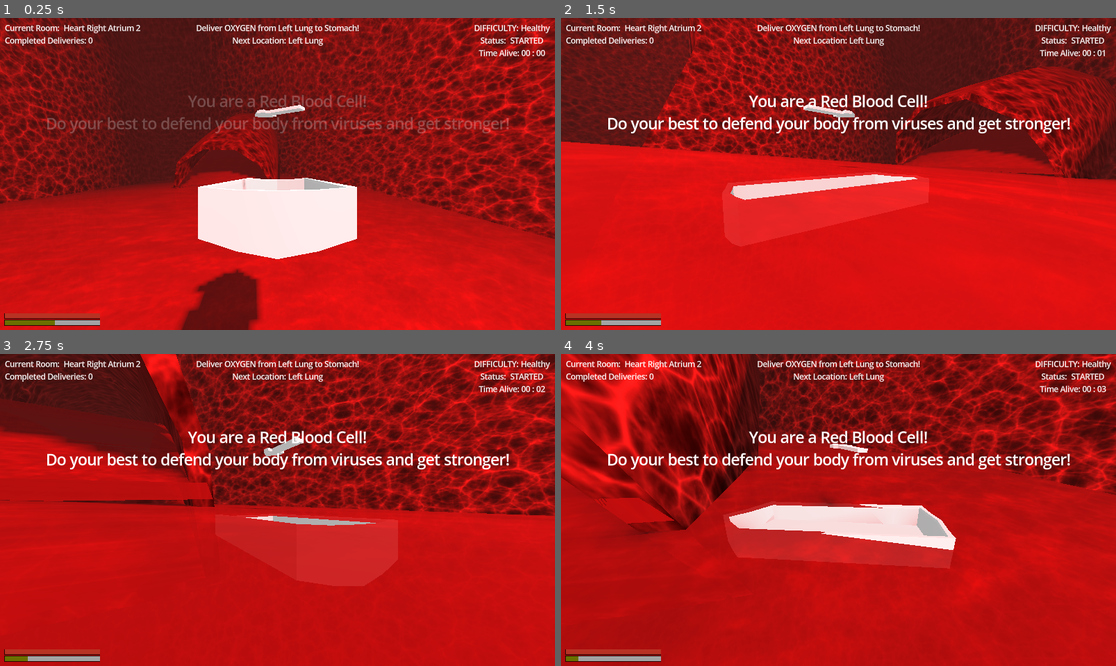
Above: before the commit, frames 1-4 (two rows, left to right).
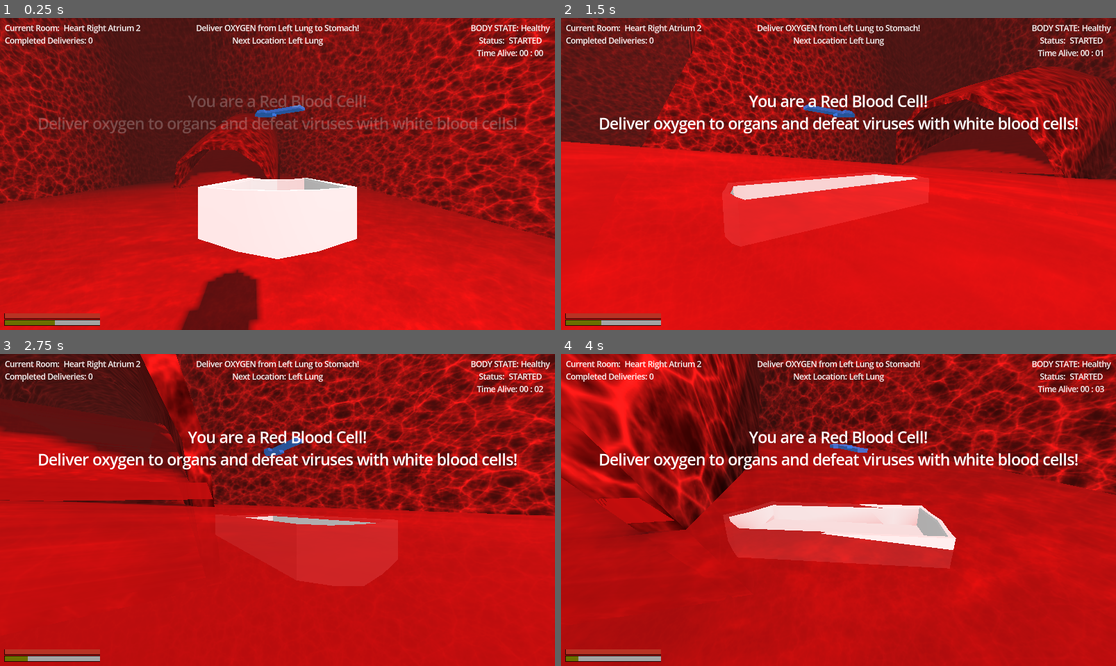
Above: after the commit, the same moments.

Repository: petegilb/bloodstream
Game: Godot game, scene res://levels/mainlevel.tscn
Two runs of this game, one before a commit and one after it. Both use one fixed random seed, a clock stepped at 60 frames per second and the inputs below. Sound files missing from this copy of the repository are replaced by a short silence.
Inputs (mouse positions are in pixels of both pictures, inside the frame that each line leads up to):
- Up to frame 1 (0.25 s): no input
- Up to frame 2 (1.5 s): move the mouse to (866, 174) at 0.52 s; hold Shift (boost) 0.53-1.28 s; hold W (move_forward) from 0.53 s (still down); move the mouse to (810, 174) at 1.27 s; tap Shift (boost) at 1.35 s
- Up to frame 3 (2.75 s): keep holding W (move_forward); move the mouse to (288, 503) at 2.02 s; hold Shift (boost) from 2.03 s (still down)
- Up to frame 4 (4 s): keep holding W (move_forward); move the mouse to (832, 516) at 2.77 s; release Shift (boost) at 2.78 s; tap Shift (boost) at 2.85 s; move the mouse to (877, 513) at 3.52 s; hold Shift (boost) from 3.53 s (still down)

The runs differ from the first frame. In frame 1, 2.1% of the frame differs, in the area x 7-99%, y 2-89%; in frame 2, 2.7%; in frame 3, 2.6%; in frame 4, 2.7%, in the area x 7-99%, y 2-49%.

Commit message:
add basic spawning of enemies behind player

Diff:
--- a/core/gui/gui.tscn
+++ b/core/gui/gui.tscn
@@ -186,7 +186,7 @@
 layout_mode = 2
 size_flags_horizontal = 0
 size_flags_vertical = 0
-text = "DIFFICULTY:"
+text = "BODY STATE:"
 
 [node name="DifficultyStage" type="Label" parent="MarginContainer3/VBoxContainer/HBoxContainer3"]
 layout_mode = 2
--- a/scripts/boat.gd
+++ b/scripts/boat.gd
@@ -23,6 +23,7 @@
 @onready var accelerate_sound: AudioStreamPlayer3D = $Accelerate
 @onready var fadeout_sound: AudioStreamPlayer3D = $FadeOut
 @onready var boost_sound: AudioStreamPlayer3D = $Boost
+@onready var camera: Camera3D = $CameraPivot/CameraTilt/SpringArm3D/Camera3D
 
 var submerged = false
 var in_water = false
@@ -172,3 +173,11 @@
 	var old_gas = gas
 	gas = clamp(gas + toadd, 0, max_gas)
 	print("Gas: %d -> %d" % [old_gas, gas])
+
+func get_behind_camera(behind_distance: float, in_front := false) -> Vector3:
+	var camera_transform := camera.global_transform
+	var distance_factor := camera_transform.basis.z * behind_distance
+	if in_front:
+		distance_factor = -distance_factor
+	var behind_position := camera_transform.origin + distance_factor
+	return behind_position
--- a/scripts/game_manager.gd
+++ b/scripts/game_manager.gd
@@ -120,7 +120,7 @@
 	# 	new_virus.global_position = room.global_position
 
 	if gui:
-		gui.set_fading_message("You are a Red Blood Cell!\nDo your best to defend your body from viruses and get stronger!", 5.0)
+		gui.set_fading_message("You are a Red Blood Cell!\nDeliver oxygen to organs and defeat viruses with white blood cells!", 5.0)
 
 func pause():
 	update_game_state(GAME_STATE.PAUSED)
--- a/scripts/spawn_manager.gd
+++ b/scripts/spawn_manager.gd
@@ -1,7 +1,7 @@
 class_name SpawnManager
 extends Node3D
 
-enum DIFFICULTY_STAGES {HEALTHY, SNIFFLES, UNDER_WEATHER, FEVER, VIRAL, HEART}
+enum DIFFICULTY_STAGES {HEALTHY, SNIFFLES, UNDER_WEATHER, VIRAL, FEVER, CHOLESTEROL, BLOOD_PRESSURE, HEART}
 
 var virus_scene = preload("res://prefabs/cells/virus.tscn")
 var navigation_region: NavigationRegion3D = null
@@ -12,32 +12,44 @@
     DIFFICULTY_STAGES.HEALTHY: 'Healthy',
     DIFFICULTY_STAGES.SNIFFLES: 'Case of the Sniffles',
     DIFFICULTY_STAGES.UNDER_WEATHER: 'Under the Weather',
+    DIFFICULTY_STAGES.VIRAL: 'Viral Infection',
     DIFFICULTY_STAGES.FEVER: 'Fever',
-    DIFFICULTY_STAGES.VIRAL: 'Viral Infection',
+    DIFFICULTY_STAGES.CHOLESTEROL: 'High Cholesterol',
+    DIFFICULTY_STAGES.BLOOD_PRESSURE: 'High Blood Pressure',
     DIFFICULTY_STAGES.HEART: 'Heart Attack',
 }
 
 var difficulty_modifiers = {
-    DIFFICULTY_STAGES.HEALTHY: 1.0,
+    DIFFICULTY_STAGES.HEALTHY: 0.0,
     DIFFICULTY_STAGES.SNIFFLES: 2.0,
     DIFFICULTY_STAGES.UNDER_WEATHER: 3.0,
-    DIFFICULTY_STAGES.FEVER: 4.0,
-    DIFFICULTY_STAGES.VIRAL: 5.0,
+    DIFFICULTY_STAGES.VIRAL: 4.0,
+    DIFFICULTY_STAGES.FEVER: 5.0,
+    DIFFICULTY_STAGES.CHOLESTEROL: 7.0,
+    DIFFICULTY_STAGES.BLOOD_PRESSURE: 8.0,
     DIFFICULTY_STAGES.HEART: 10.0,
 }
 
 # when to switch to next difficulty stage (in elapsed minutes)
 var difficulty_timing = {
     DIFFICULTY_STAGES.HEALTHY: 0.0,
-    DIFFICULTY_STAGES.SNIFFLES: 0.1,
-    DIFFICULTY_STAGES.UNDER_WEATHER: .2,
-    DIFFICULTY_STAGES.FEVER: 12.0,
-    DIFFICULTY_STAGES.VIRAL: 15.0,
+    DIFFICULTY_STAGES.SNIFFLES: .5,
+    DIFFICULTY_STAGES.UNDER_WEATHER: 3.0,
+    DIFFICULTY_STAGES.VIRAL: 6.0,
+    DIFFICULTY_STAGES.FEVER: 10.0,
+    DIFFICULTY_STAGES.CHOLESTEROL: 13.0,
+    DIFFICULTY_STAGES.BLOOD_PRESSURE: 16.0,
     DIFFICULTY_STAGES.HEART: 20.0,
 }
 
+const ENEMY_SPAWN_INTERVAL := 10.0
+const SPAWN_DISTANCE := 50.0
+const MIN_SPAWN_DISTANCE := 40
+const MAX_SPAWN_DISTANCE := 100
+const MAX_ENEMIES_PER_FRAME := 5
 var current_difficulty_stage = DIFFICULTY_STAGES.HEALTHY
 var next_difficulty_stage = 1
+var spawn_timer := 0.0
 
 func _ready() -> void:
     update_difficulty_stage_label()
@@ -52,17 +64,56 @@
     navigation_region = nav_region
     is_initialized = true
 
-func _process(_delta: float) -> void:
+func _process(delta: float) -> void:
+    spawn_timer += delta
+
     var current_timer = GameManager.get_timer()
     if difficulty_timing.get(next_difficulty_stage)*60 <= current_timer:
         current_difficulty_stage = next_difficulty_stage as DIFFICULTY_STAGES
         next_difficulty_stage += 1
-        update_difficulty_stage_label(true)
+        on_new_stage()
         print("Difficulty stage updated: %s to %s" % [difficulty_stages.get(current_difficulty_stage-1), difficulty_stages.get(current_difficulty_stage)])
 
+    if spawn_timer >= ENEMY_SPAWN_INTERVAL:
+        spawn_enemies()
+        spawn_timer = 0.0
+
+func on_new_stage():
+    update_difficulty_stage_label(true)
+
+func check_spawn_point(spawn_point: Vector3) -> bool:
+    var checks_out = false
+    var distance_to_player := spawn_point.distance_to(GameManager.player.global_position)
+    if distance_to_player >= MIN_SPAWN_DISTANCE and distance_to_player <= MAX_SPAWN_DISTANCE:
+        checks_out = true
+    return checks_out
+
+func spawn_enemy() -> bool:
+    # try to spawn them behind the player, if that's too close or too far try to spawn in front, if not that -> spawn in room
+    # would be cool to spawn behind in the veins but idk if that's possible in the time limit
+    var nav_map := navigation_region.get_navigation_map()
+    var spawn_point := NavigationServer3D.map_get_closest_point(nav_map, GameManager.player.get_behind_camera(SPAWN_DISTANCE))
+    if not check_spawn_point(spawn_point):
+        spawn_point = NavigationServer3D.map_get_closest_point(nav_map, GameManager.player.get_behind_camera(SPAWN_DISTANCE, true))
+    if not check_spawn_point(spawn_point):
+        spawn_point = NavigationServer3D.map_get_closest_point(nav_map, GameManager._current_room.global_position)
+    if not check_spawn_point(spawn_point):
+        return false
+    var new_enemy = virus_scene.instantiate()
+    GameManager.enemies_node.add_child(new_enemy)
+    new_enemy.global_position = spawn_point
+    return true
+
 func spawn_enemies():
-    # NavigationServer3D.map_get_closest_point(()
-    pass
+    # for now i'll just do the num to spawn per interval as the modifier but that should also change enemy health etc.
+    # also different types of enemies if i get there
+    var num_enemies: int = difficulty_modifiers.get(current_difficulty_stage)
+    var successfully_spawned := 0
+    for idx in num_enemies:
+        var did_spawn_enemy = spawn_enemy()
+        successfully_spawned += 1 if did_spawn_enemy else 0
+
+    print('spawned %d / %d enemies...' % [successfully_spawned, num_enemies])
 
 func spawn_pickups():
     pass
